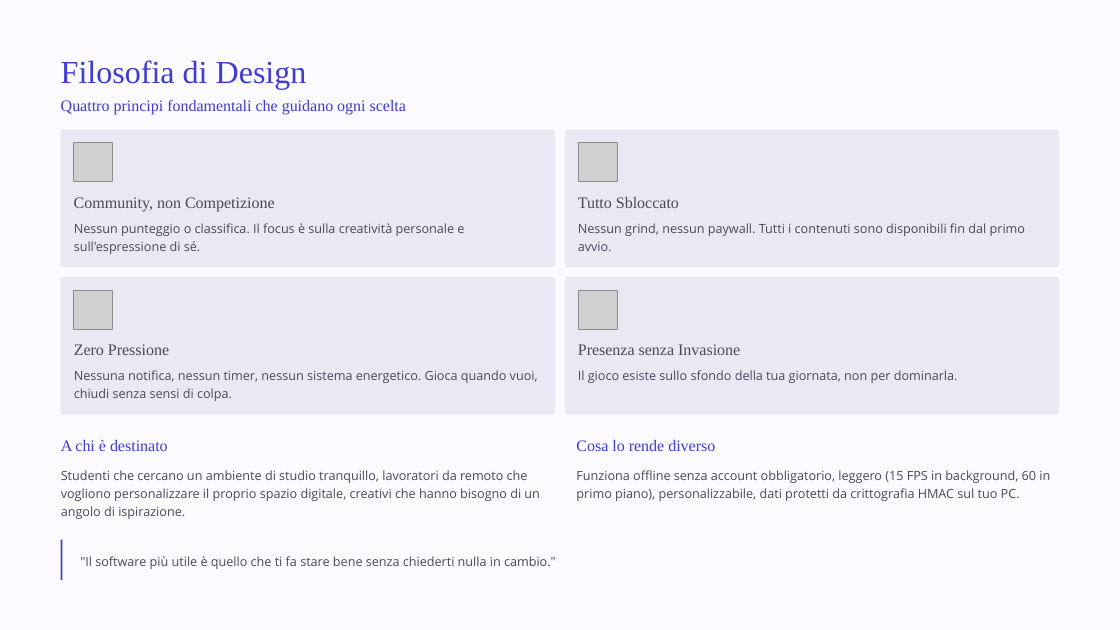
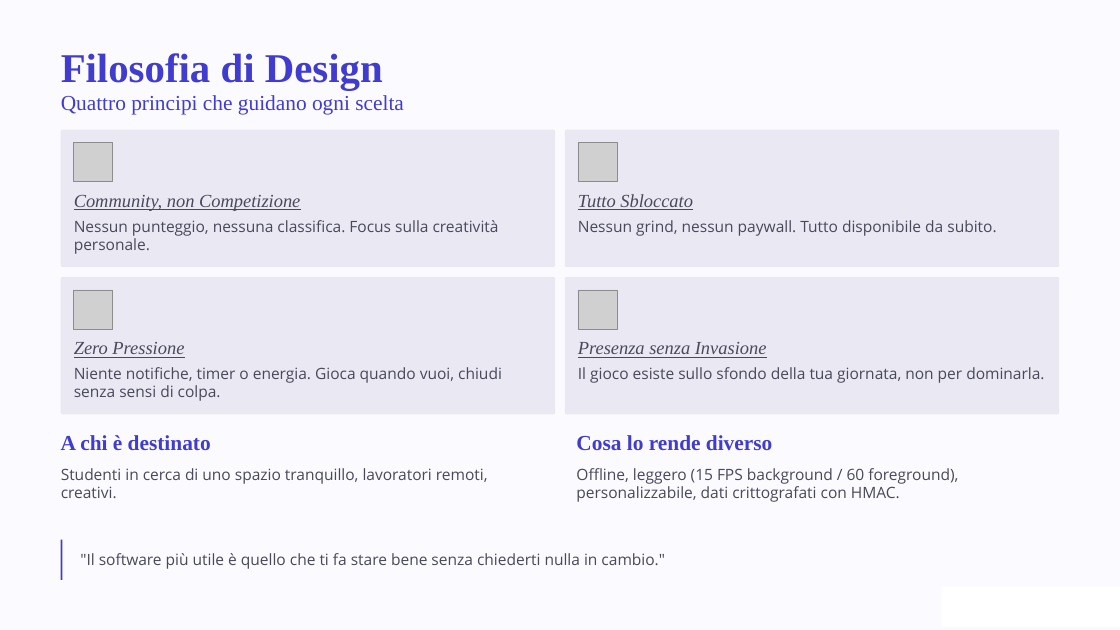
Before and after one commit to renanaugustomacena-ux/Projectwork-IFTS-Private, a slide deck: slide 6 of finale.pptx (slide 7 before the commit). Drawn at 1120x630 pixels with LibreOffice and Linux fonts; fonts in the diff are those of the drawing; grey boxes stand for pictures; background and template pictures are left out. Boxes give left, top, right and bottom in pixels: in the first picture for what was removed or moved away, otherwise in the second. Text is boxed around its words. In the diff, an @@ line names an element or a change of style, - is before the commit and + after.

```diff
--- a/finale.pptx
+++ b/finale.pptx
@@ text "Filosofia di Design" at <box>61,53,383,90</box>: size 33 to 42 pt, bold on @@
@@ text at <box>61,95,404,115</box>: text changed; size 16.5 to 22 pt @@
-Quattro principi fondamentali che guidano ogni scelta
+Quattro principi che guidano ogni scelta
@@ text at <box>74,220,499,254</box>: text changed; size 13 to 16 pt @@
-Nessun punteggio o classifica. Il focus è sulla creatività personale e sull'espressione di sé.
+Nessun punteggio, nessuna classifica. Focus sulla creatività personale.
@@ text at <box>578,220,996,236</box>: text changed; size 13 to 16 pt @@
-Nessun grind, nessun paywall. Tutti i contenuti sono disponibili fin dal primo avvio.
+Nessun grind, nessun paywall. Tutto disponibile da subito.
@@ size 16.5 to 19 pt, italic on, underline on in 4 elements at <box>578,342,767,358</box>, <box>74,195,300,211</box>, <box>578,194,693,210</box>, <box>74,342,184,358</box> @@
@@ text at <box>74,367,502,401</box>: text changed; size 13 to 16 pt @@
-Nessuna notifica, nessun timer, nessun sistema energetico. Gioca quando vuoi, chiudi senza sensi di colpa.
+Niente notifiche, timer o energia. Gioca quando vuoi, chiudi senza sensi di colpa.
@@ text "Il gioco esiste sullo sfondo ..." at <box>578,367,1044,383</box>: size 13 to 16 pt @@
@@ text "A chi è destinato" at <box>61,435,211,450</box>: size 16.5 to 22 pt, bold on @@
@@ text "Cosa lo rende diverso" at <box>576,435,772,450</box>: size 16.5 to 22 pt, bold on @@
@@ text at <box>61,468,488,498</box>: text changed; size 13 to 16 pt @@
-Studenti che cercano un ambiente di studio tranquillo, lavoratori da remoto che vogliono personalizzare il proprio spazio digitale, creativi che hanno bisogno di un angolo di ispirazione.
+Studenti in cerca di uno spazio tranquillo, lavoratori remoti, creativi.
@@ text at <box>576,468,958,502</box>: text changed; size 13 to 16 pt @@
-Funziona offline senza account obbligatorio, leggero (15 FPS in background, 60 in primo piano), personalizzabile, dati protetti da crittografia HMAC sul tuo PC.
+Offline, leggero (15 FPS background / 60 foreground), personalizzabile, dati crittografati con HMAC.
@@ text ""Il software più utile è ..." at <box>80,553,665,569</box>: size 13 to 16 pt @@
```
Also in this commit, not shown: 7 other slides changed, 2 slides added, 3 slides removed.
